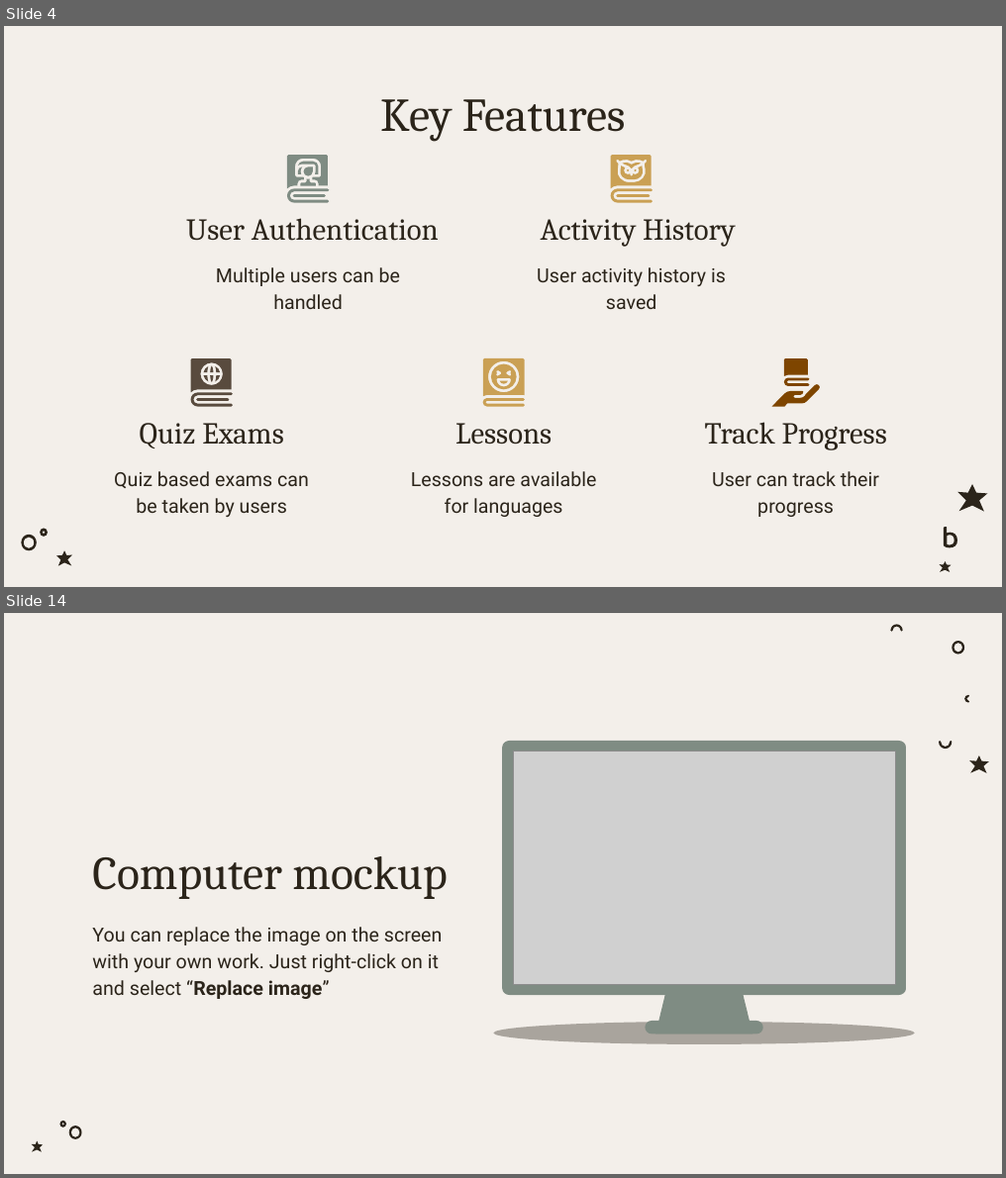
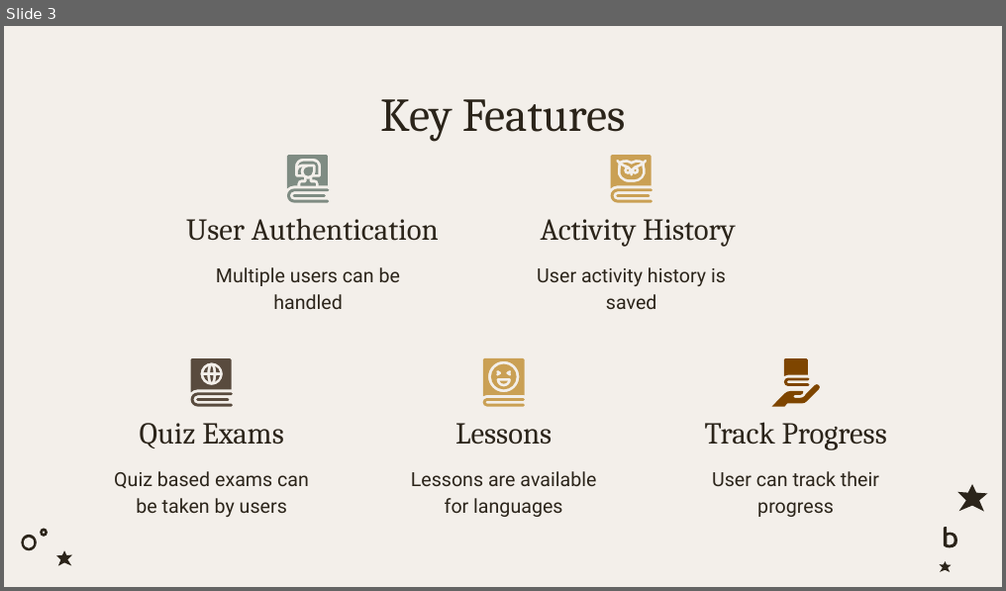
Before and after one commit to hasin023/LinguaL, a slide deck: LinguLFinal.pptx. Shown one above the other, each under a label of ours: slides 4 and 14 before the commit, slide 3 after it; the slides between them are not shown. The pictures are 1006x1178 and 1006x591 pixels, drawn with LibreOffice and Linux fonts; fonts in the diff are those of the drawing; grey boxes stand for pictures. Boxes give left, top, right and bottom in pixels: in the first picture for what was removed or moved away, otherwise in the second. Text is boxed around its words. In the diff, an @@ line names an element or a change of style, - is before the commit and + after.

```diff
--- a/LinguLFinal.pptx
+++ b/LinguLFinal.pptx
@@ slide 14 removed at [4,613,1002,1174], background #F3EFEA @@
@@ group removed at [31,624,989,1152]: 8 freeform shapes @@
@@ picture removed at [513,752,895,984] @@
@@ title removed at [92,857,447,899] @@
-Computer mockup
@@ subtitle removed at [92,927,443,999] @@
-You can replace the image on the screen with your own work. Just right-click on it and select “Replace image”
@@ ellipse removed at [494,1022,915,1045] @@
@@ group removed at [502,741,906,1035]: 4 freeform shapes @@
@@ what was slide 4 is now slide 3 @@
```
Also in this commit, not shown: 1 slide changed, 3 slides added, 12 other slides removed, 44 other files.
